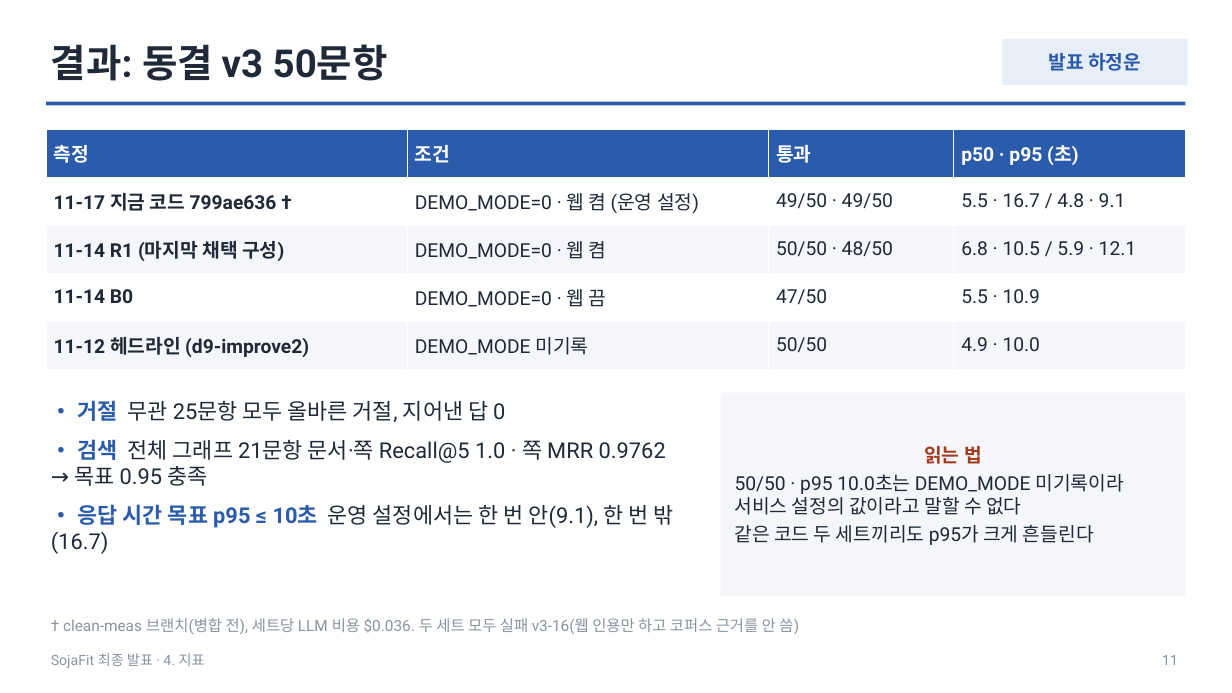
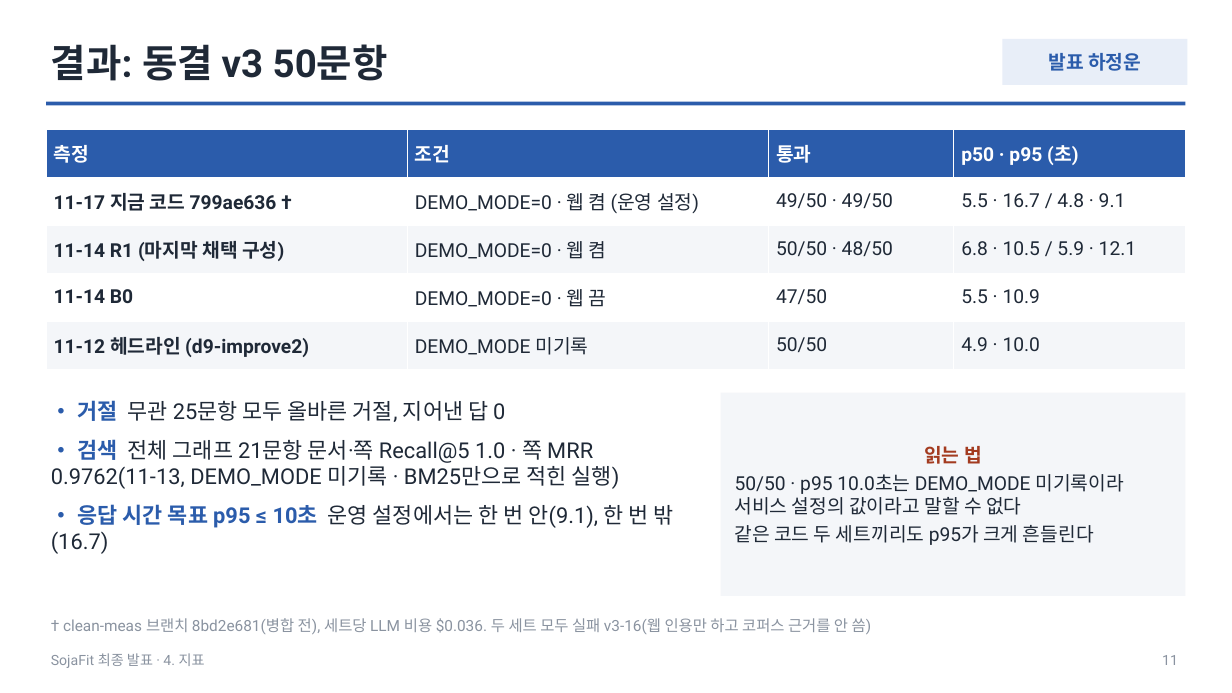
Before and after one commit to HJU5022/SojaFit, a slide deck: slide 11 of docs/deliverables/presentation/sojafit-final-2026-11-18.pptx. Drawn at 1232x693 pixels with LibreOffice and Linux fonts; fonts in the diff are those of the drawing. Boxes give left, top, right and bottom in pixels: in the first picture for what was removed or moved away, otherwise in the second. Text is boxed around its words. In the diff, an @@ line names an element or a change of style, - is before the commit and + after.

Commit message:
docs(deliverables): 발표 덱 표 칸 줄바꿈을 문단으로, clean-meas 근거를 8bd2e681로 고정, 검색 지표와 시연 장면에 출처에 있는 조건만 남긴다

```diff
--- a/docs/deliverables/presentation/sojafit-final-2026-11-18.pptx
+++ b/docs/deliverables/presentation/sojafit-final-2026-11-18.pptx
@@ text at [51,439,620,489]: text changed @@
-• 검색 전체 그래프 21문항 문서·쪽 Recall@5 1.0 · 쪽 MRR 0.9762 → 목표 0.95 충족
+• 검색 전체 그래프 21문항 문서·쪽 Recall@5 1.0 · 쪽 MRR 0.9762(11-13, DEMO_MODE 미기록 · BM25만으로 적힌 실행)
@@ text at [63,618,872,634]: text changed @@
-† clean-meas 브랜치(병합 전), 세트당 LLM 비용 $0.036. 두 세트 모두 실패 v3-16(웹 인용만 하고 코퍼스 근거를 안 씀)
+† clean-meas 브랜치 8bd2e681(병합 전), 세트당 LLM 비용 $0.036. 두 세트 모두 실패 v3-16(웹 인용만 하고 코퍼스 근거를 안 씀)
```
Also in this commit, not shown: 8 other slides changed, 1 other file.
